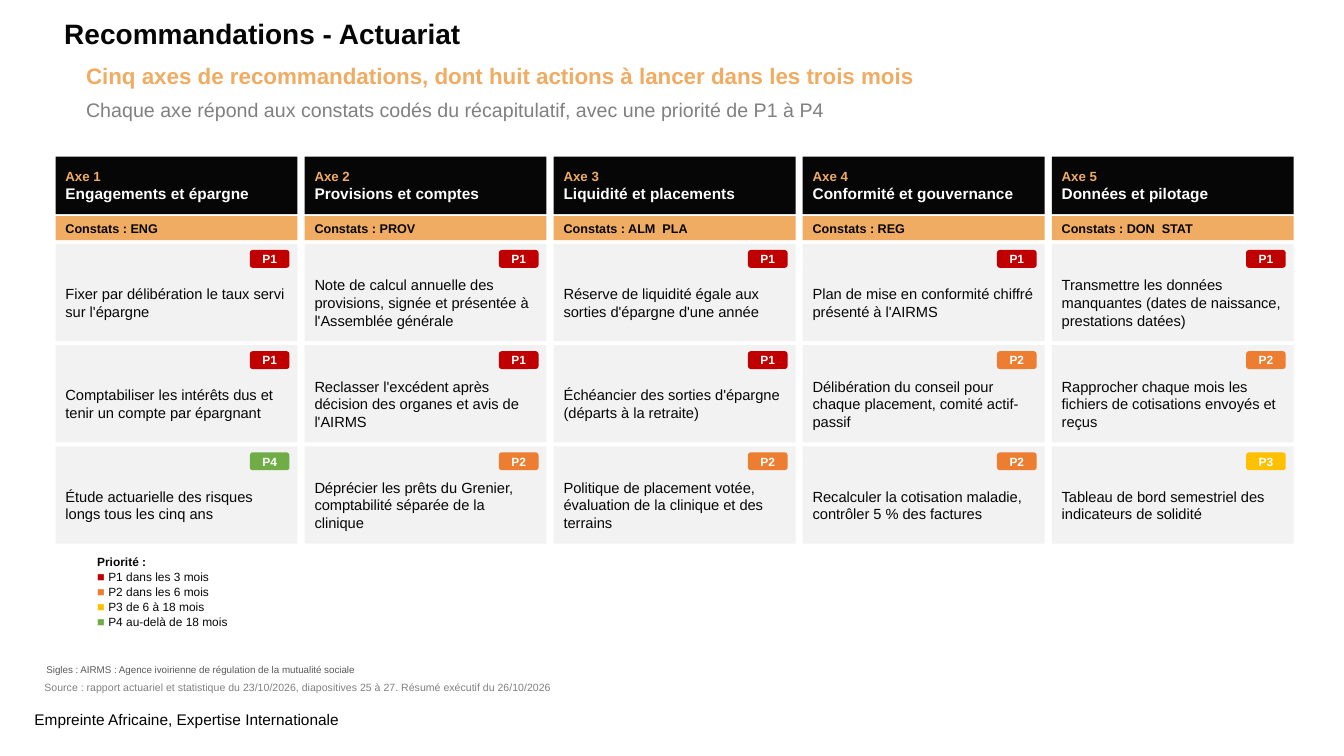
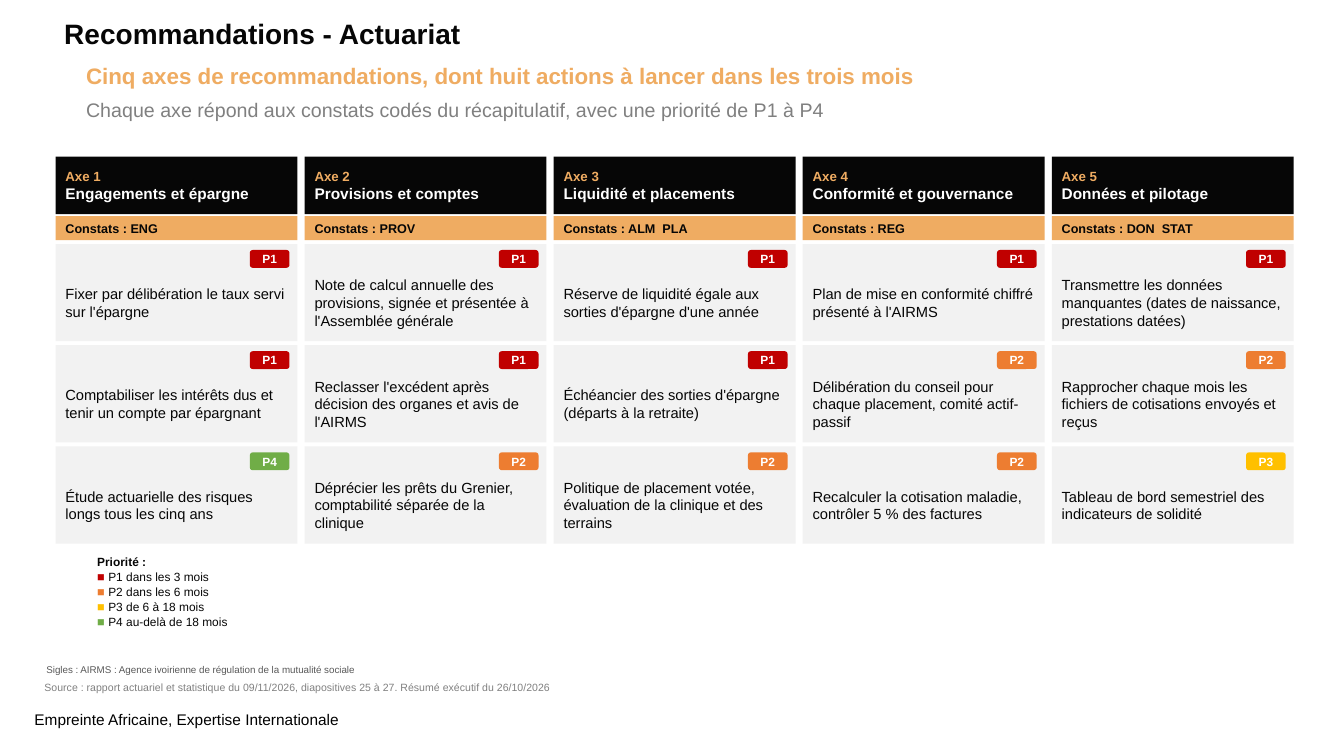
Before and after one commit to siakoel-art/FPPN, a slide deck: slide 23 of FPPN_Resume_executif_rapport_actuariel_20261102.pptx. Drawn at 1344x756 pixels with LibreOffice and Linux fonts; fonts in the diff are those of the drawing; background and template pictures are left out. Boxes give left, top, right and bottom in pixels: in the first picture for what was removed or moved away, otherwise in the second. Text is boxed around its words. In the diff, an @@ line names an element or a change of style, - is before the commit and + after.

```diff
--- a/FPPN_Resume_executif_rapport_actuariel_20261102.pptx
+++ b/FPPN_Resume_executif_rapport_actuariel_20261102.pptx
@@ text at (44,683,550,693): text changed @@
-Source : rapport actuariel et statistique du 23/10/2026, diapositives 25 à 27. Résumé exécutif du 26/10/2026
+Source : rapport actuariel et statistique du 09/11/2026, diapositives 25 à 27. Résumé exécutif du 26/10/2026
```
Also in this commit, not shown: 21 other slides changed, 16 other files.
